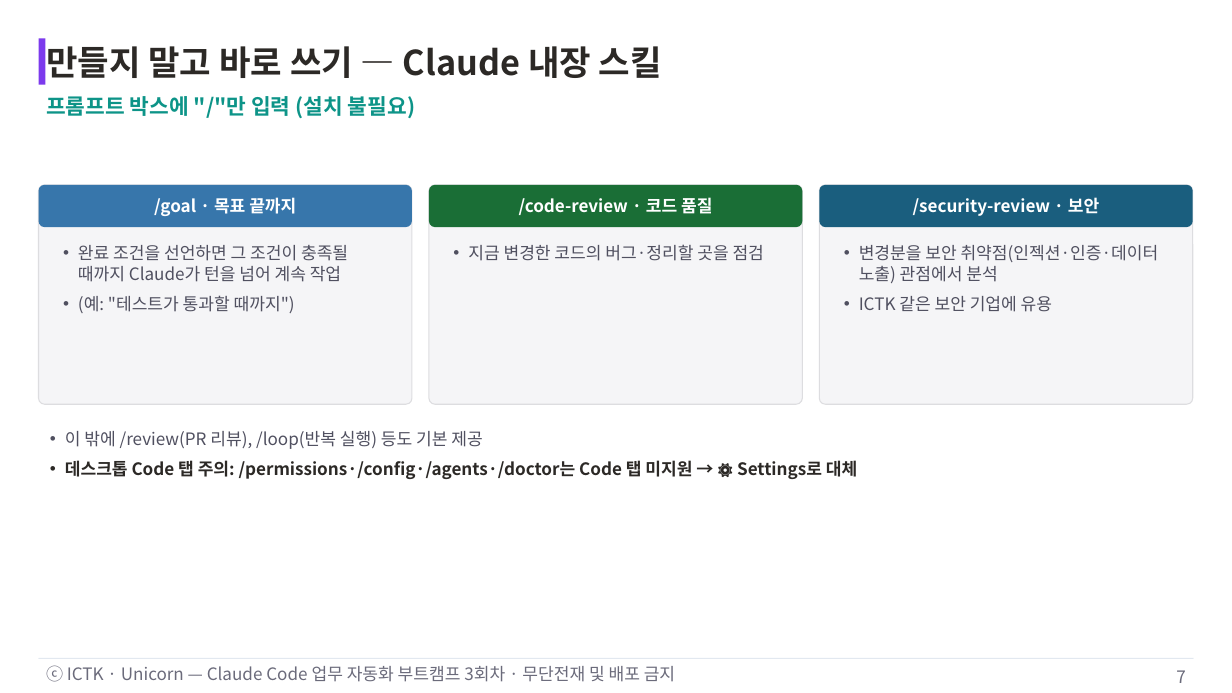
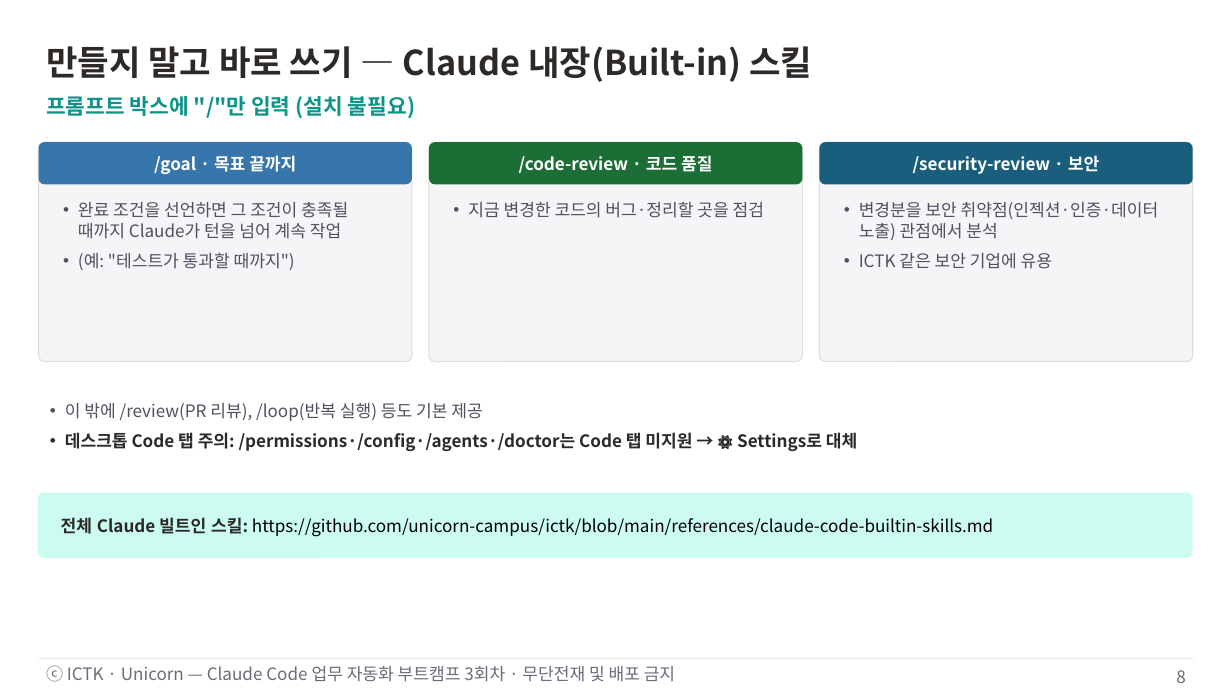
Before and after one commit to unicorn-campus/ai-automation, a slide deck: slide 8 of decks/03-skill-basics/3회차-Skill기초.pptx (slide 7 before the commit). Drawn at 1232x693 pixels with LibreOffice and Linux fonts; fonts in the diff are those of the drawing. Boxes give left, top, right and bottom in pixels: in the first picture for what was removed or moved away, otherwise in the second. Text is boxed around its words. In the diff, an @@ line names an element or a change of style, - is before the commit and + after.

Commit message:
3회차 자료 업데이트: Skill 기초 PPT 수정

```diff
--- a/decks/03-skill-basics/3회차-Skill기초.pptx
+++ b/decks/03-skill-basics/3회차-Skill기초.pptx
@@ rectangle removed at <box>38,38,45,85</box> @@
@@ text at <box>46,46,812,82</box>: text changed @@
-만들지 말고 바로 쓰기 — Claude 내장 스킬
+만들지 말고 바로 쓰기 — Claude 내장(Built-in) 스킬
@@ 6 rounded rectangles, 3 texts: place and size @@
-6 rounded rectangles, 3 texts at <box>38,185,1193,404</box>
+6 rounded rectangles, 3 texts at <box>38,142,1193,362</box>
@@ 3 texts: place and size @@
-3 texts at <box>78,244,1159,313</box>
+3 texts at <box>78,201,1159,270</box>
@@ text "이 밖에 /review(PR 리뷰), /loop(반복 ...": place and size @@
-text "이 밖에 /review(PR 리뷰), /loop(반복 ..." at <box>65,431,857,479</box>
+text "이 밖에 /review(PR 리뷰), /loop(반복 ..." at <box>65,403,857,451</box>
@@ rounded rectangle added at <box>38,493,1193,558</box>, fill #CCFBF1 @@
@@ text added at <box>61,517,993,537</box>, 16 pt, text #000000 @@
+전체 Claude 빌트인 스킬: https://github.com/unicorn-campus/ictk/blob/main/references/claude-code-builtin-skills.md
@@ page number at <box>1176,670,1185,683</box>: text changed @@
-7
+8
```
Also in this commit, not shown: 9 other slides changed, 1 slide added.
